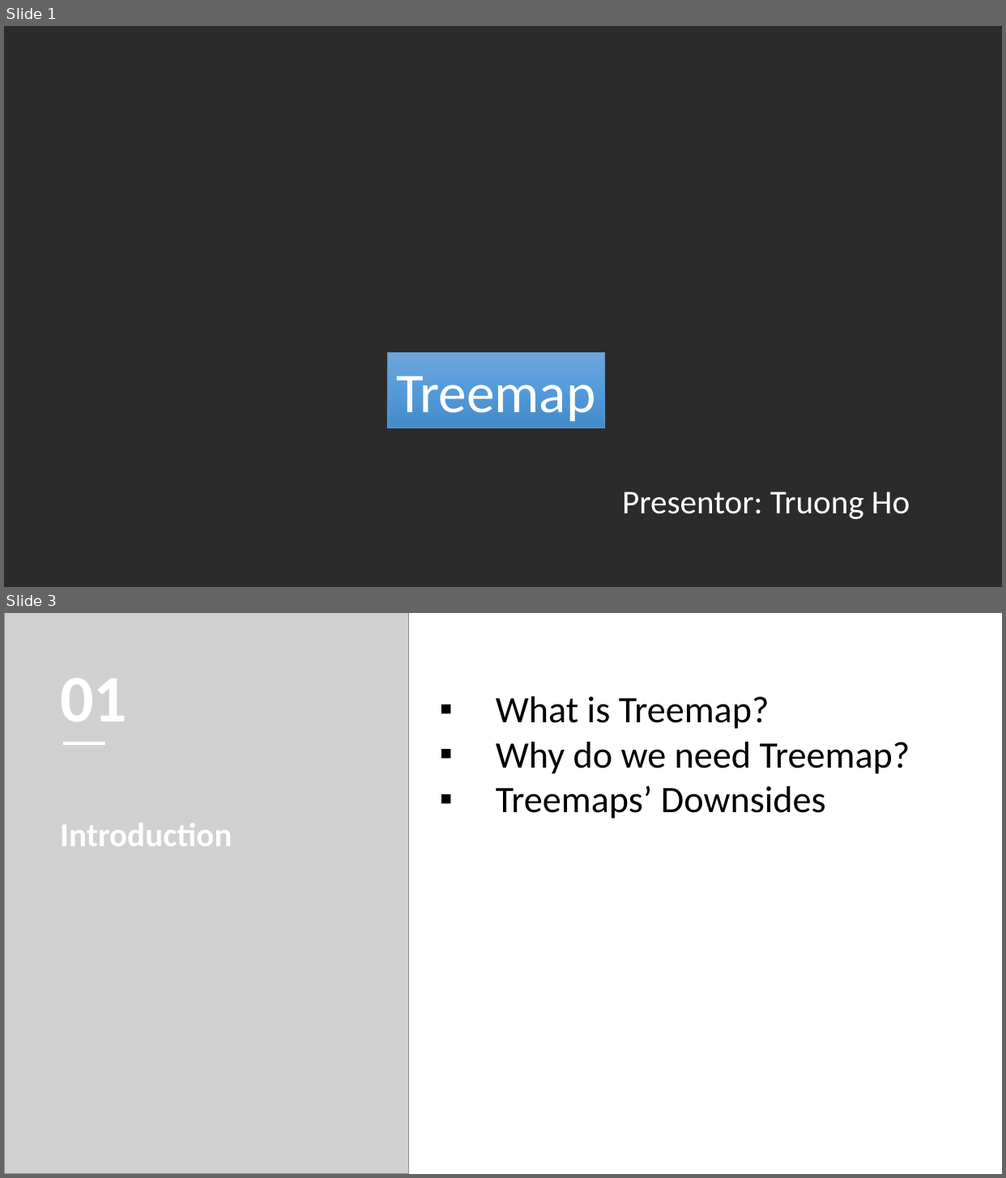
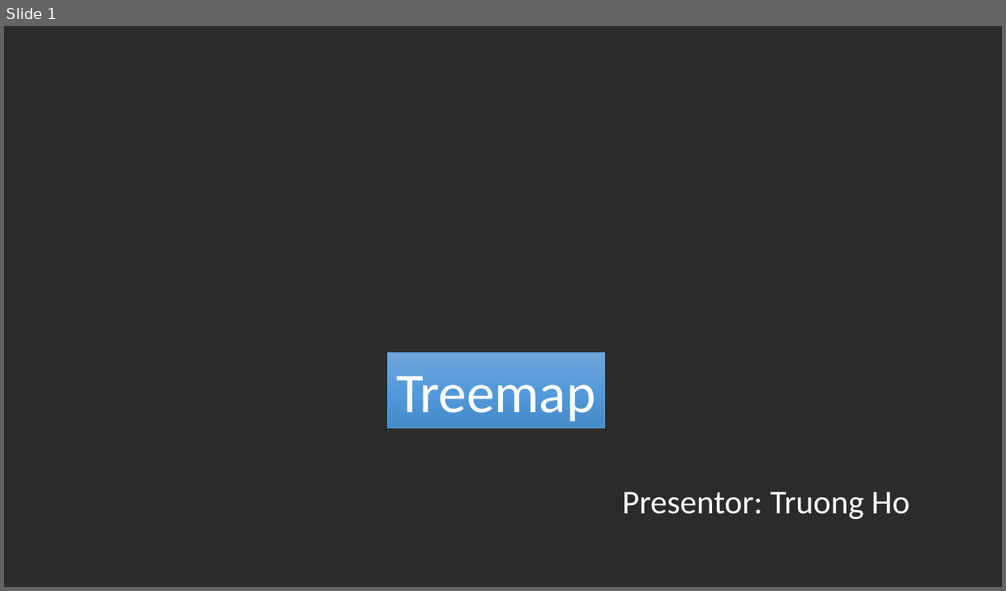
Before and after one commit to trungvn222/tranning-test, a slide deck: D3-training.pptx. Shown one above the other, each under a label of ours: slides 1 and 3 before the commit, slide 1 after it; the slides between them are not shown. The pictures are 1006x1178 and 1006x591 pixels, drawn with LibreOffice and Linux fonts; fonts in the diff are those of the drawing; grey boxes stand for pictures; background and template pictures are left out; a plain dark background stands for a picture behind light text. Boxes give left, top, right and bottom in pixels: in the first picture for what was removed or moved away, otherwise in the second. Text is boxed around its words. In the diff, an @@ line names an element or a change of style, - is before the commit and + after.

```diff
--- a/D3-training.pptx
+++ b/D3-training.pptx
@@ slide 3 removed at <box>4,613,1002,1174</box>, background #FFFFFF @@
@@ picture removed at <box>4,613,409,1174</box> @@
@@ text removed at <box>60,679,127,722</box> @@
-01
@@ text removed at <box>496,696,910,819</box> @@
-▪ What is Treemap?
-▪ Why do we need Treemap?
-▪ Treemaps’ Downsides
@@ line removed from (63, 743) to (106, 743) @@
@@ text removed at <box>60,824,232,846</box> @@
-Introduction
```
Also in this commit, not shown: 8 slides added, 3 other slides removed, 4 other files.
